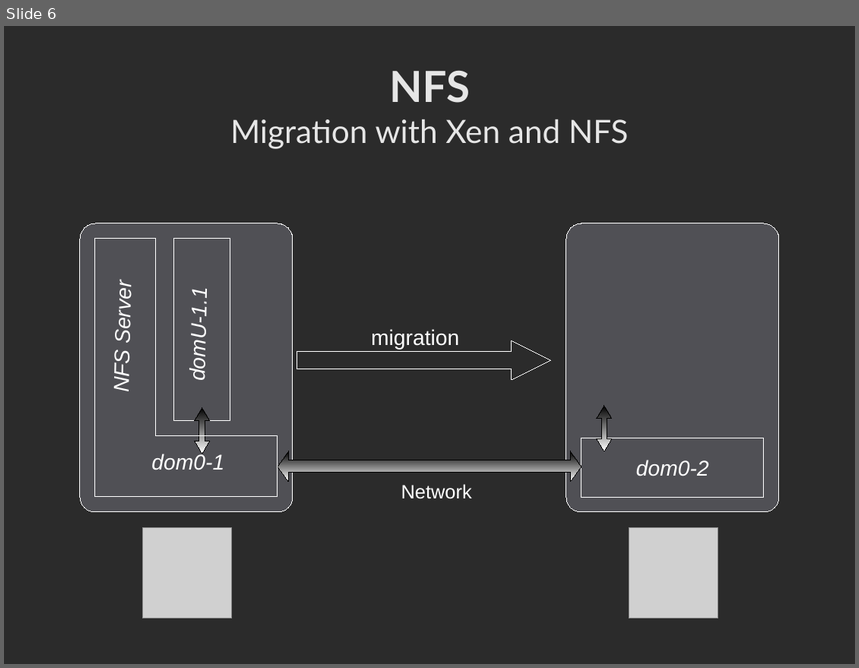
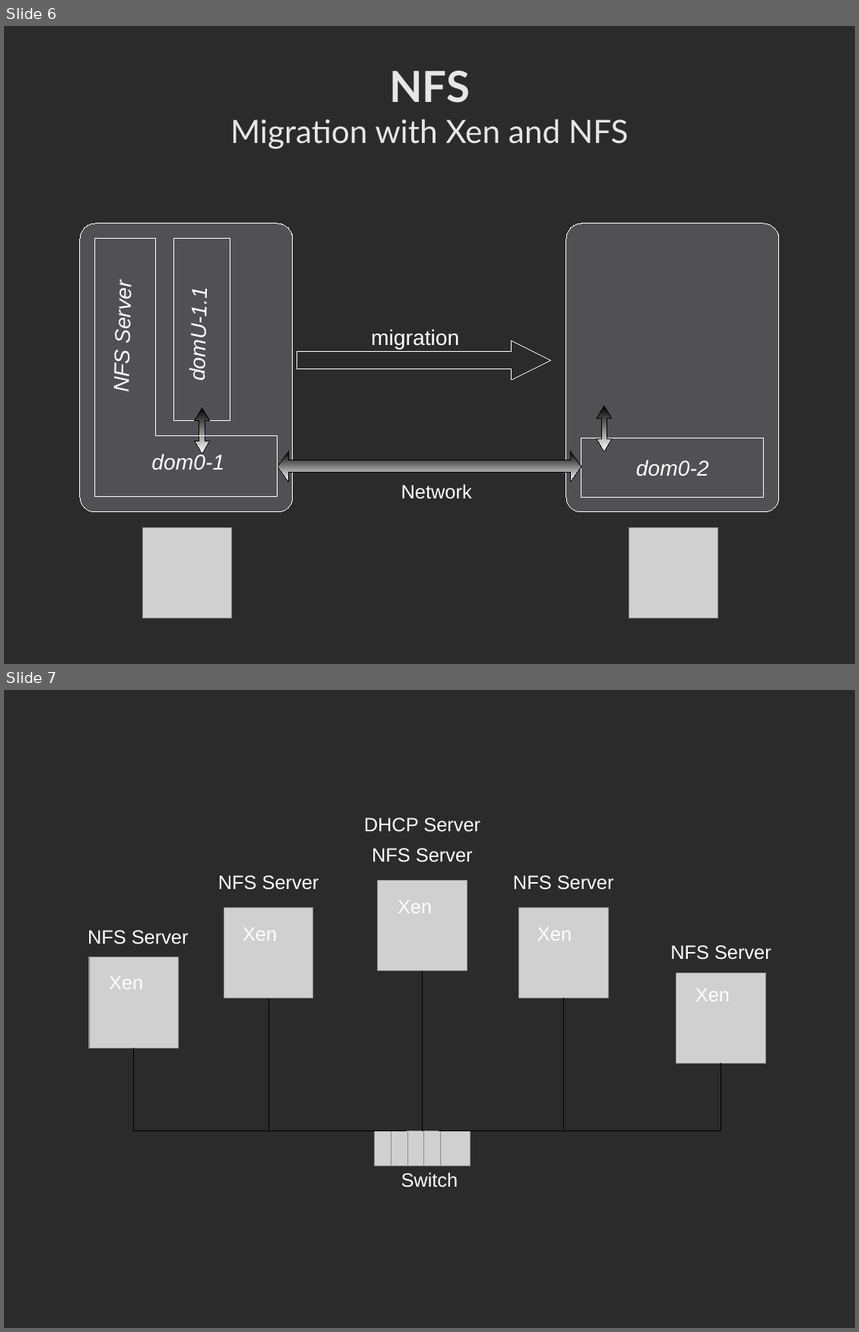
Before and after one commit to mgiorgino/xen-attitune, a slide deck: Docs/goals_and_advancement.odp. Shown one above the other, each under a label of ours: slide 6 before the commit, slides 6 and 7 after it. The pictures are 859x668 and 859x1332 pixels, drawn with LibreOffice and Linux fonts; fonts in the diff are those of the drawing; grey boxes stand for pictures; background and template pictures are left out; a plain dark background stands for a picture behind light text. Boxes give left, top, right and bottom in pixels: in the first picture for what was removed or moved away, otherwise in the second. Text is boxed around its words. In the diff, an @@ line names an element or a change of style, - is before the commit and + after.

```diff
--- a/Docs/goals_and_advancement.odp
+++ b/Docs/goals_and_advancement.odp
@@ slide 7 added at [4,690,855,1328], background picture (left out) @@
@@ text added at [364,818,481,832], 18 pt, text #FFFFFF @@
+DHCP Server
@@ text added at [372,848,473,863], 18 pt, text #FFFFFF @@
+NFS Server
@@ text added at [218,875,319,890], 18 pt, text #FFFFFF @@
+NFS Server
@@ picture added at [378,881,468,972] @@
@@ text added at [513,875,614,890], 18 pt, text #FFFFFF @@
+NFS Server
@@ picture added at [224,908,314,999] @@
@@ text added at [398,901,432,913], 18 pt, text #FFFFFF @@
+Xen
@@ picture added at [519,908,609,999] @@
@@ text added at [88,930,189,945], 18 pt, text #FFFFFF @@
+NFS Server
@@ text added at [243,928,277,941], 18 pt, text #FFFFFF @@
+Xen
@@ text added at [538,928,572,941], 18 pt, text #FFFFFF @@
+Xen
@@ picture added at [89,958,179,1049] @@
@@ text added at [671,945,772,960], 18 pt, text #FFFFFF @@
+NFS Server
@@ text added at [109,977,143,989], 18 pt, text #FFFFFF @@
+Xen
@@ elbow line added from (424, 1131) to (423, 971), #000000 0 pt @@
@@ picture added at [677,973,766,1065] @@
@@ elbow line added from (407, 1131) to (269, 999), #000000 0 pt @@
@@ elbow line added from (439, 1131) to (564, 999), #000000 0 pt @@
@@ text added at [696,989,730,1002], 18 pt, text #FFFFFF @@
+Xen
@@ elbow line added from (389, 1131) to (134, 1049), #000000 0 pt @@
@@ elbow line added from (456, 1131) to (721, 1064), #000000 0 pt @@
@@ group added at [375,1131,471,1167]: 5 pictures @@
@@ text added at [401,1173,458,1188], 18 pt, text #FFFFFF @@
+Switch
```
Also in this commit, not shown: 2 slides changed, 5 other slides added, 1 slide removed, 2 other files.
